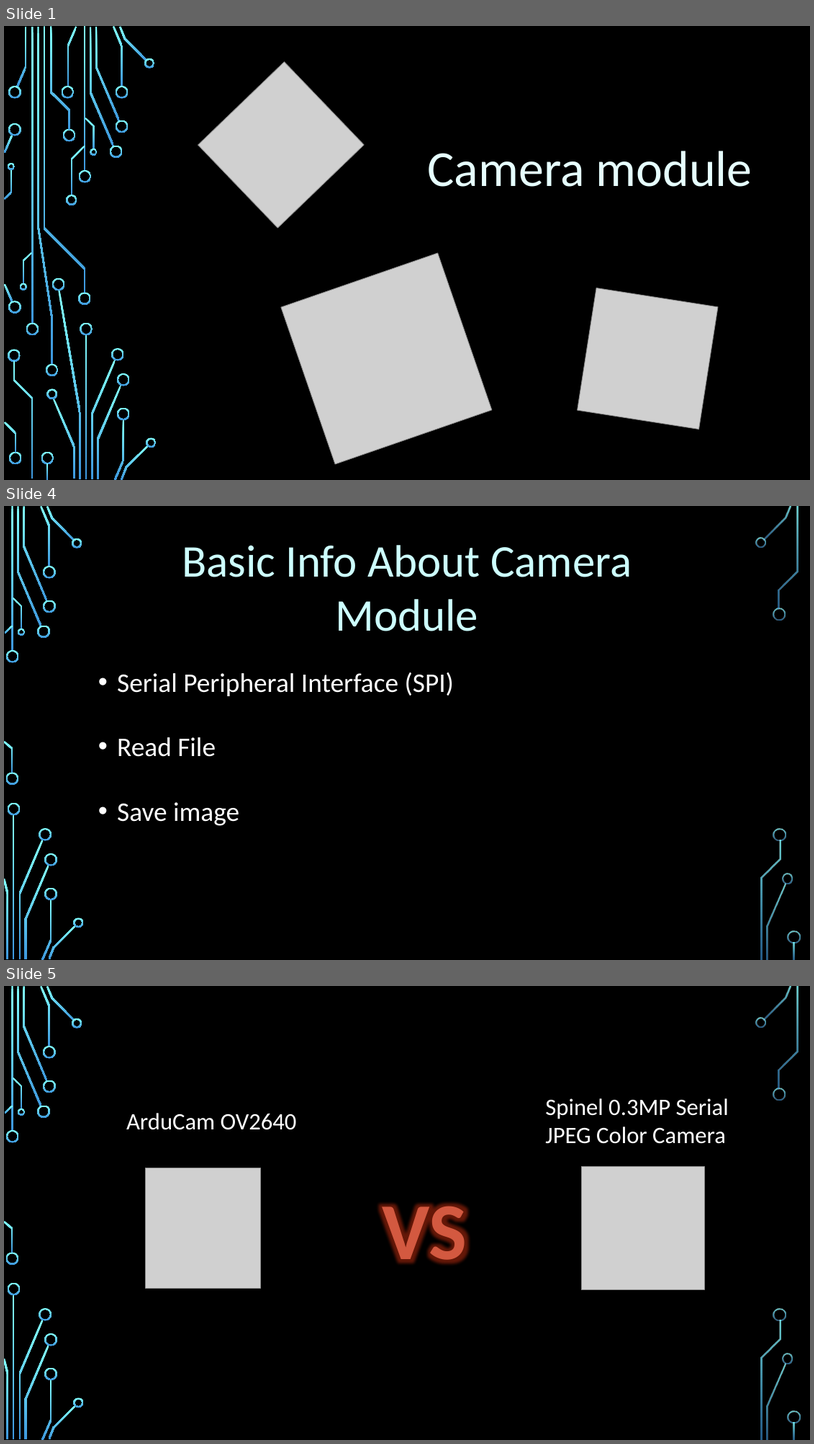
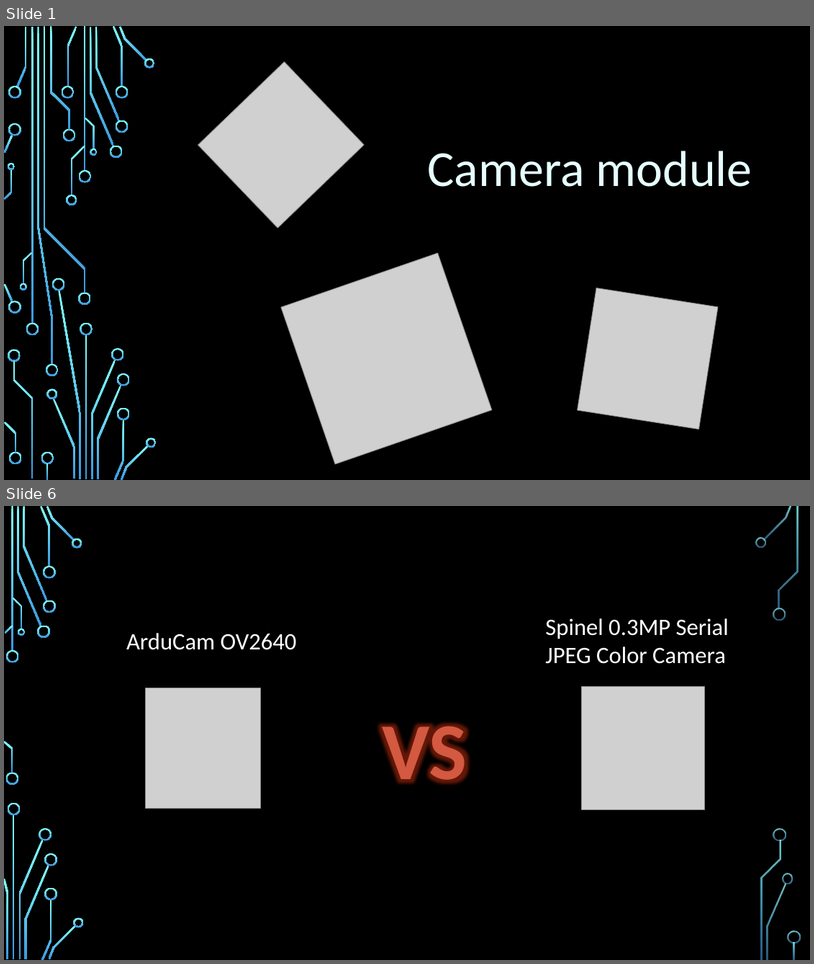
Before and after one commit to imfhoward/ECE-387-Camera, a slide deck: ECE_Midterm.pptx. Shown one above the other, each under a label of ours: slides 1, 4 and 5 before the commit, slides 1 and 6 after it; the slides between them are not shown. The pictures are 814x1444 and 814x964 pixels, drawn with LibreOffice and Linux fonts; fonts in the diff are those of the drawing; grey boxes stand for pictures; background and template pictures are left out. Boxes give left, top, right and bottom in pixels: in the first picture for what was removed or moved away, otherwise in the second. Text is boxed around its words. In the diff, an @@ line names an element or a change of style, - is before the commit and + after.

```diff
--- a/ECE_Midterm.pptx
+++ b/ECE_Midterm.pptx
@@ slide 4 removed at (x1=4, y1=506, x2=810, y2=960), background picture (left out); not listed: 36 template elements that a slide beside it also shows @@
@@ text removed at (x1=182, y1=545, x2=632, y2=631) @@
-Basic Info About Camera Module
@@ text removed at (x1=117, y1=672, x2=454, y2=826) @@
-• Serial Peripheral Interface (SPI)
-• Read File
-• Save image
@@ what was slide 5 is now slide 6 @@
```
Also in this commit, not shown: 1 slide changed, 4 slides added, 1 other slide removed.
